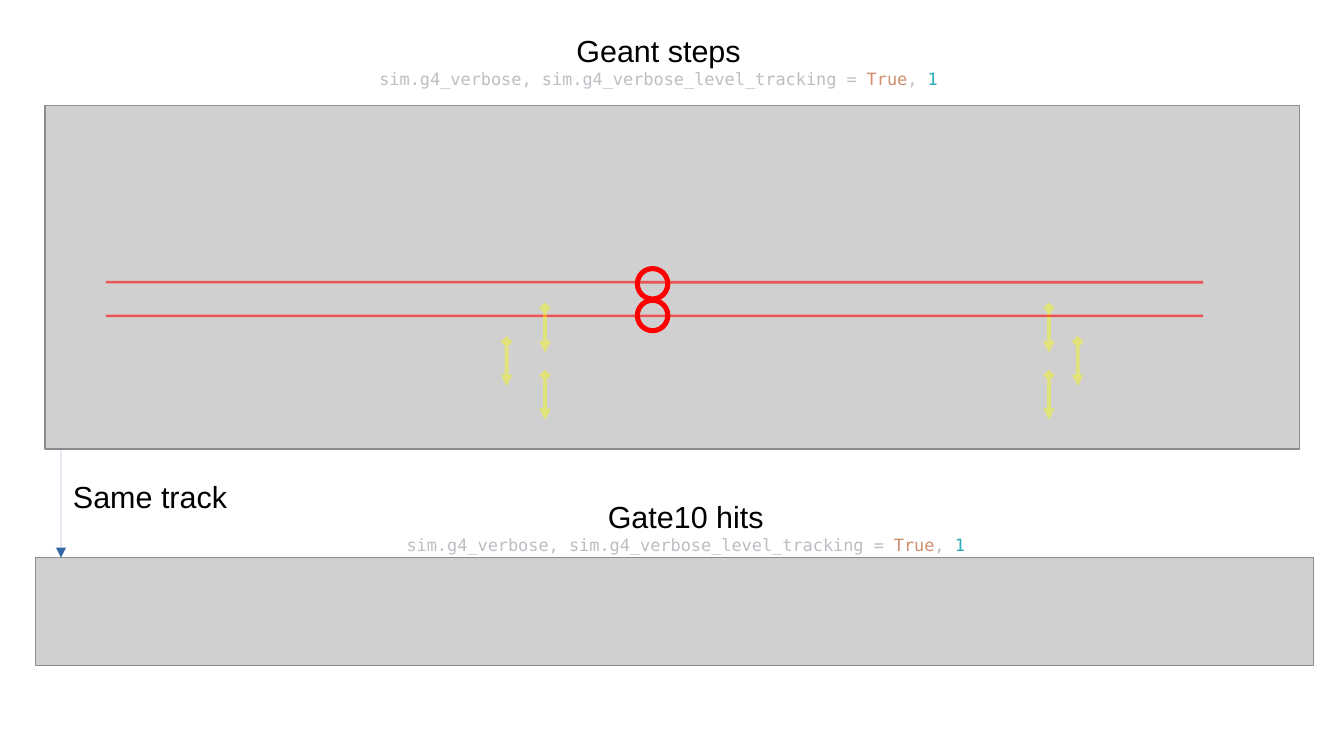
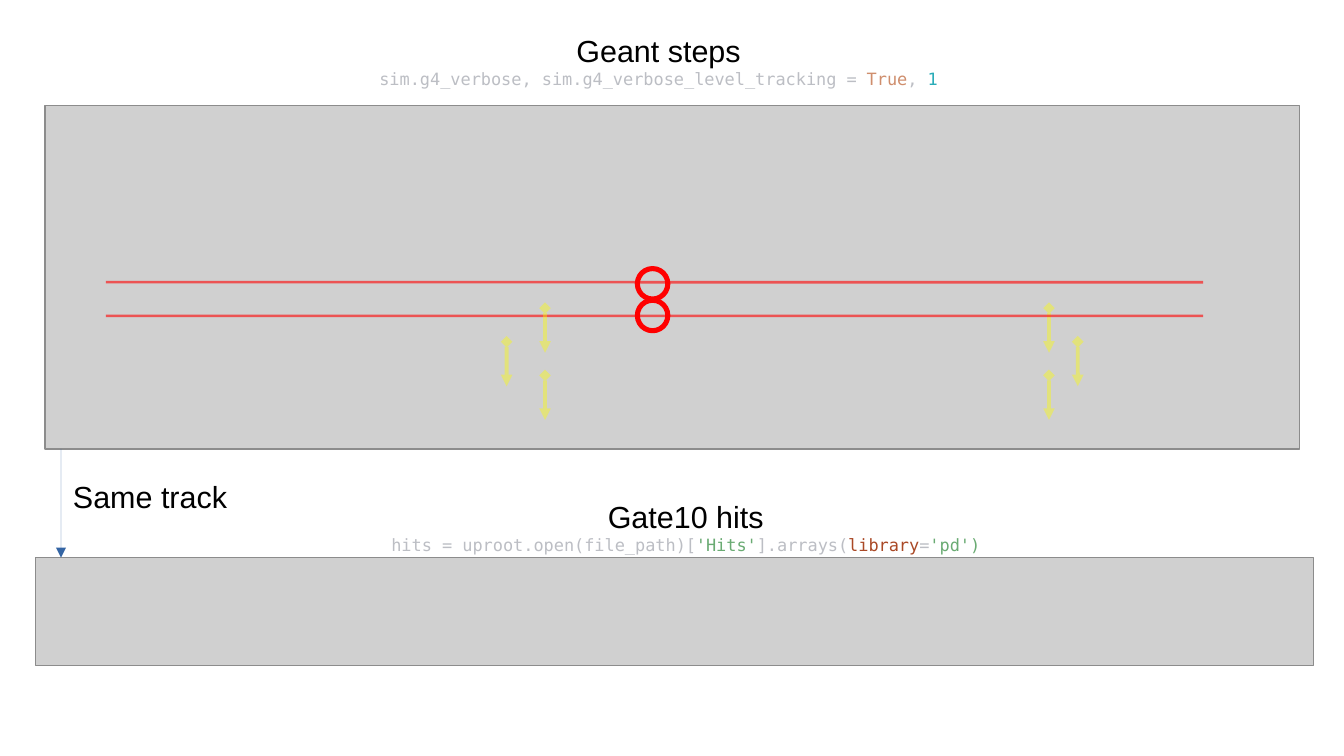
Before and after one commit to tbilloud/GateContrib, a slide deck: slide 1 of imaging/ComptonCamera_tests/hit_vs_step.odp. Drawn at 1344x756 pixels with LibreOffice and Linux fonts; fonts in the diff are those of the drawing; grey boxes stand for pictures. Boxes give left, top, right and bottom in pixels: in the first picture for what was removed or moved away, otherwise in the second. Text is boxed around its words. In the diff, an @@ line names an element or a change of style, - is before the commit and + after.

Commit message:
add doc for G4 step <-> Gate10 hits correspondance

```diff
--- a/imaging/ComptonCamera_tests/hit_vs_step.odp
+++ b/imaging/ComptonCamera_tests/hit_vs_step.odp
@@ text at [391,538,980,555]: text changed @@
-sim.g4_verbose, sim.g4_verbose_level_tracking = True, 1
+hits = uproot.open(file_path)['Hits'].arrays(library='pd')
```
Also in this commit, not shown: 2 other files.
